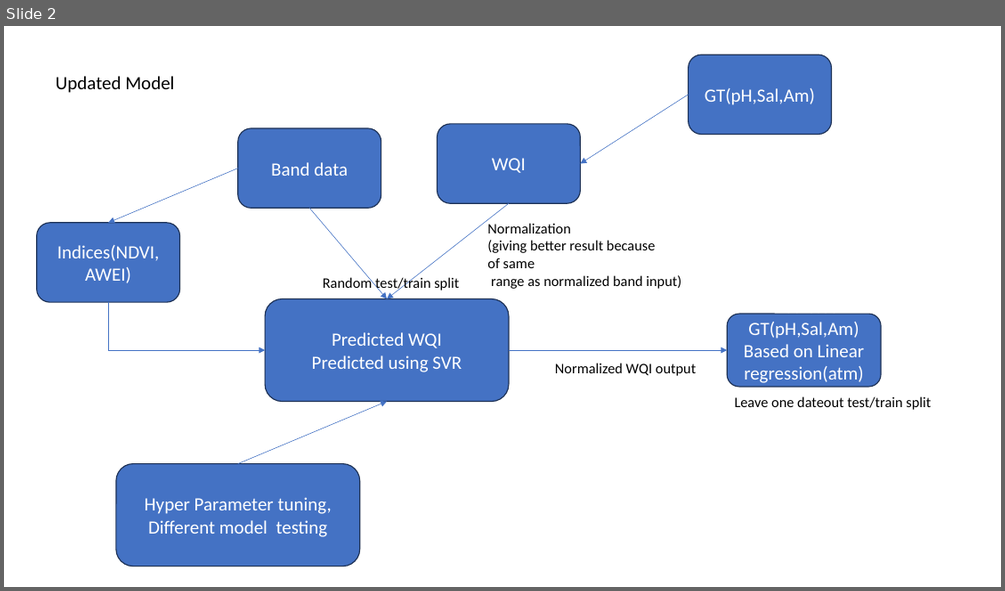
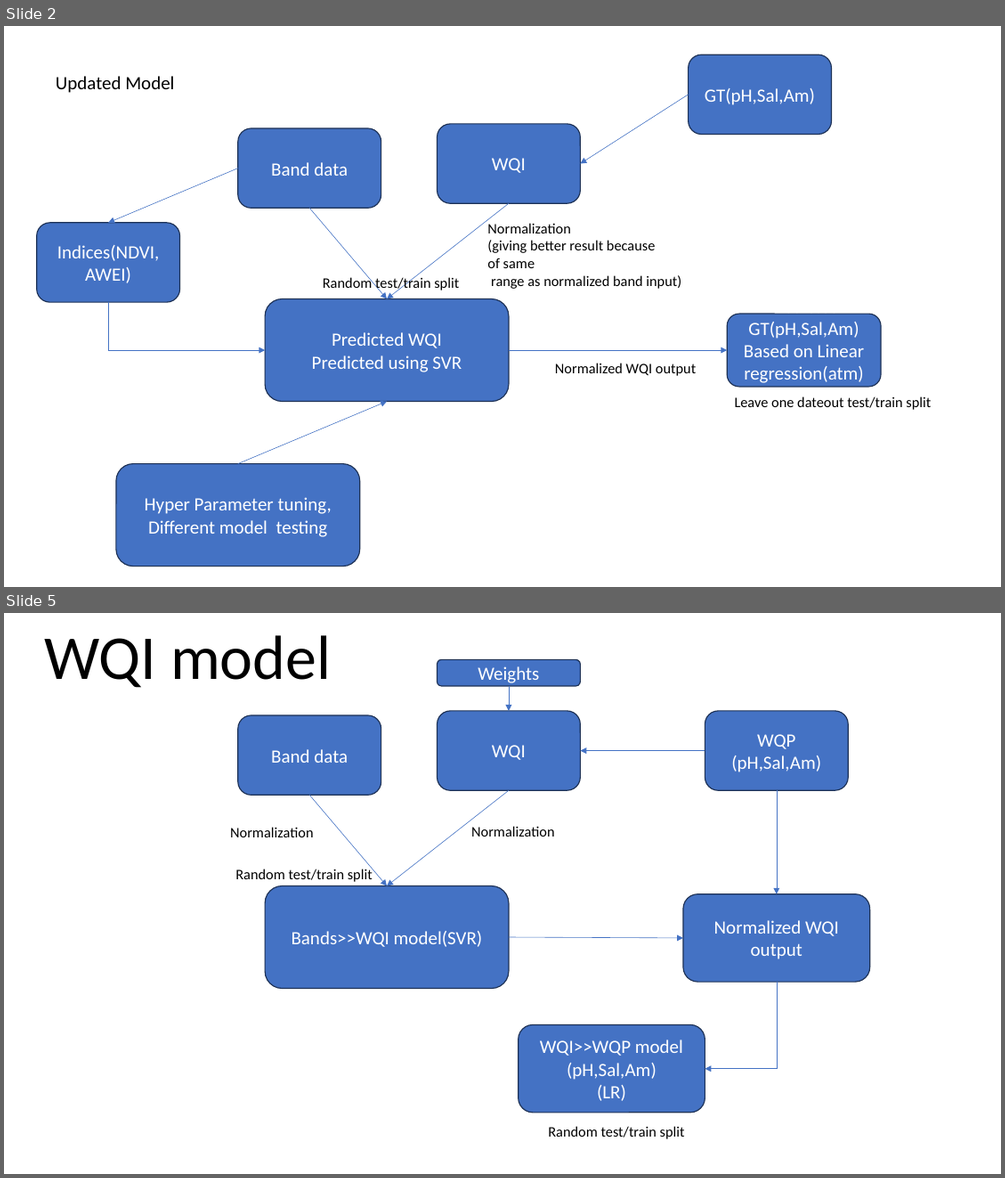
Before and after one commit to RohitPingale/DailyWorkAtCompany, a slide deck: Documents/Presentation1.pptx. Shown one above the other, each under a label of ours: slide 2 before the commit, slides 2 and 5 after it; the slides between them are not shown. The pictures are 1005x591 and 1005x1178 pixels, drawn with LibreOffice and Linux fonts; fonts in the diff are those of the drawing. Boxes give left, top, right and bottom in pixels: in the first picture for what was removed or moved away, otherwise in the second. Text is boxed around its words. In the diff, an @@ line names an element or a change of style, - is before the commit and + after.

```diff
--- a/Documents/Presentation1.pptx
+++ b/Documents/Presentation1.pptx
@@ slide 5 added at (4,613,1001,1174), background #FFFFFF @@
@@ text added at (44,635,331,688), 60 pt, text #000000 @@
+WQI model
@@ rounded rectangle added at (437,659,580,686), fill #4472C4, outline #1E3256 1 pt, 18 pt, text #FFFFFF @@
+Weights
@@ arrow added from (509, 686) to (509, 711), #4472C4 0.5 pt @@
@@ rounded rectangle added at (238,715,380,795), fill #4472C4, outline #1E3256 1 pt, 18 pt, text #FFFFFF @@
+Band data
@@ rounded rectangle added at (437,711,580,790), fill #4472C4, outline #1E3256 1 pt, 18 pt, text #FFFFFF @@
+WQI
@@ rounded rectangle added at (704,711,848,790), fill #4472C4, outline #1E3256 1 pt, 18 pt, text #FFFFFF @@
+WQP (pH,Sal,Am)
@@ arrow added from (704, 751) to (581, 751), #4472C4 0.5 pt @@
@@ arrow added from (310, 795) to (387, 886), #4472C4 0.5 pt @@
@@ arrow added from (509, 790) to (387, 886), #4472C4 0.5 pt @@
@@ arrow added from (777, 790) to (777, 894), #4472C4 0.5 pt @@
@@ text added at (471,826,554,836), 14 pt, text #000000 @@
+Normalization
@@ text added at (230,827,313,837), 14 pt, text #000000 @@
+Normalization
@@ text added at (235,868,372,882), 14 pt, text #000000 @@
+Random test/train split
@@ rounded rectangle added at (265,886,509,989), fill #4472C4, outline #1E3256 1 pt, 18 pt, text #FFFFFF @@
+Bands>>WQI model(SVR)
@@ rounded rectangle added at (683,894,870,981), fill #4472C4, outline #1E3256 1 pt, 18 pt, text #FFFFFF @@
+Normalized WQI output
@@ arrow added from (509, 937) to (683, 938), #4472C4 0.5 pt @@
@@ elbow arrow added from (777, 981) to (704, 1069), #4472C4 0.5 pt @@
@@ rounded rectangle added at (518,1025,705,1112), fill #4472C4, outline #1E3256 1 pt, 18 pt, text #FFFFFF @@
+WQI>>WQP model (pH,Sal,Am)
+(LR)
@@ text added at (548,1126,685,1139), 14 pt, text #000000 @@
+Random test/train split
```
Also in this commit, not shown: 6 other slides added, 3 other files.
